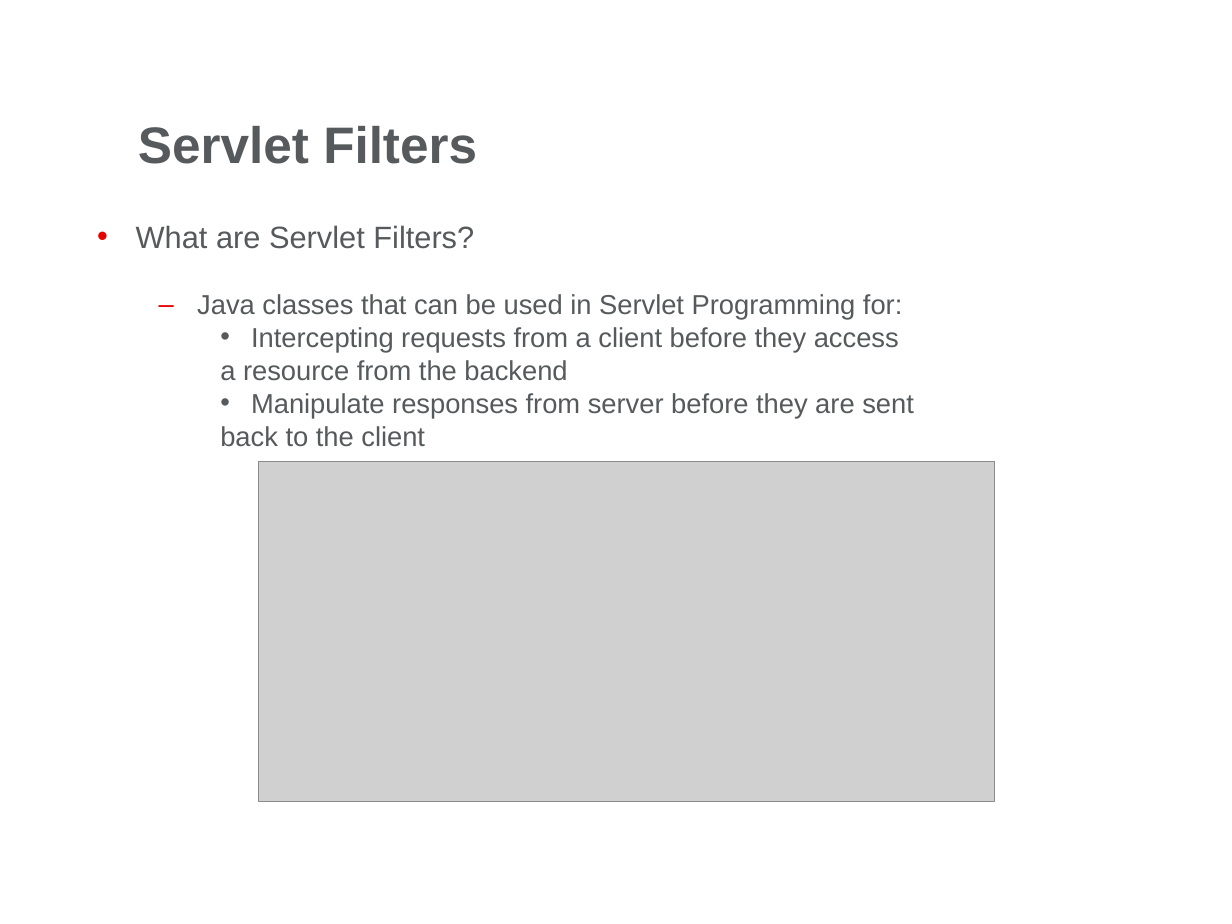
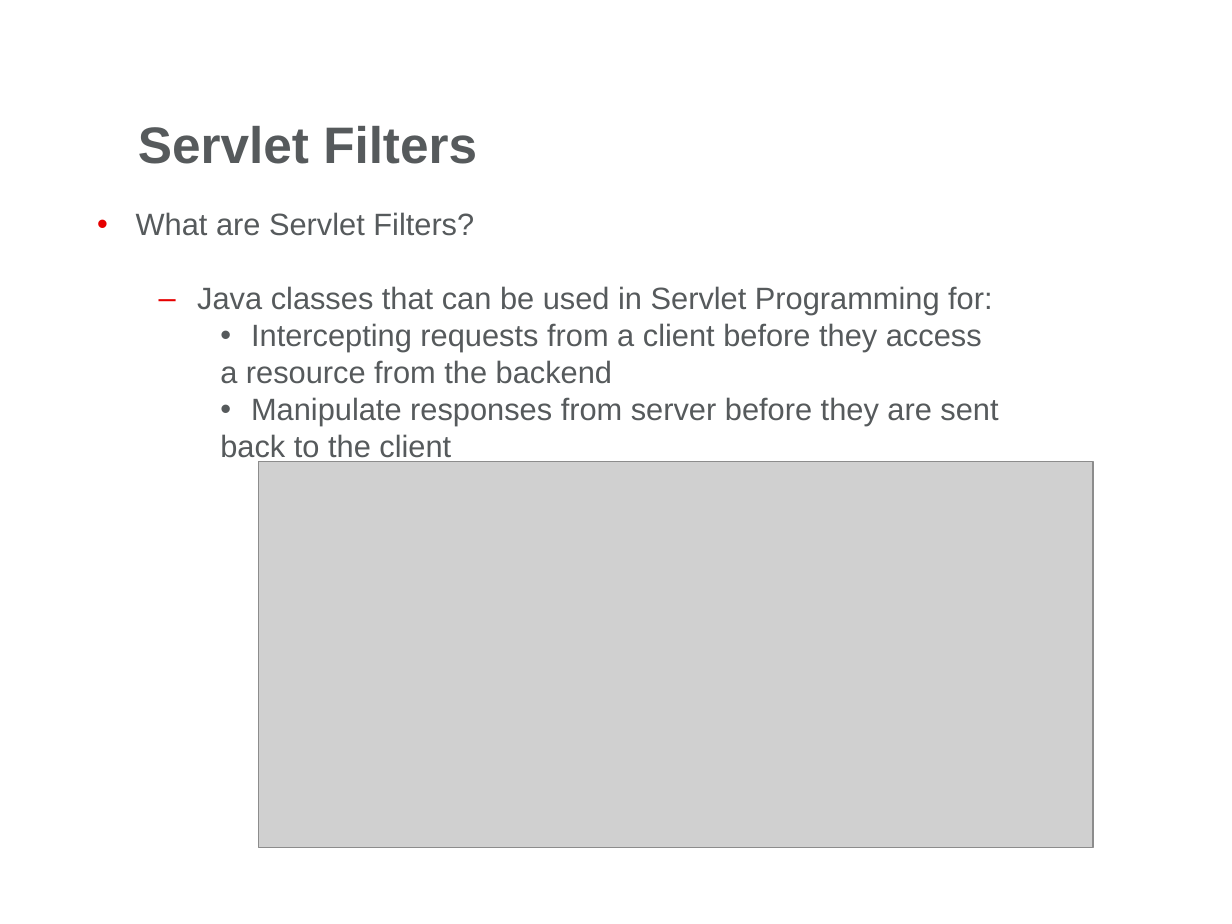
Before and after one commit to mihalceama/JavaDocs, a slide deck: slide 20 of Servlets/Day2/Docs/Web Presentation-Part2.pptx. Drawn at 1232x924 pixels with LibreOffice and Linux fonts; fonts in the diff are those of the drawing; grey boxes stand for pictures; background and template pictures are left out. Boxes give left, top, right and bottom in pixels: in the first picture for what was removed or moved away, otherwise in the second. Text is boxed around its words. In the diff, an @@ line names an element or a change of style, - is before the commit and + after.

```diff
--- a/Servlets/Day2/Docs/Web Presentation-Part2.pptx
+++ b/Servlets/Day2/Docs/Web Presentation-Part2.pptx
@@ text at (197, 286, 998, 463): size 16 to 18 pt in "Java classes that can be used in ...", "Intercepting requests from a client before they ...", "a resource from the backend", "Manipulate responses from server before they are ..." and 1 more places @@
@@ picture: place and size @@
-picture at (259, 461, 994, 801)
+picture at (259, 461, 1093, 846)
```
Also in this commit, not shown: 12 other slides changed, 1 other file.
